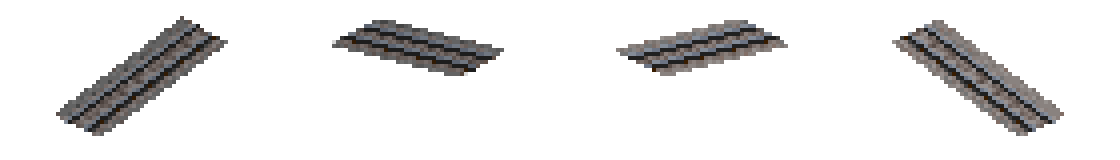
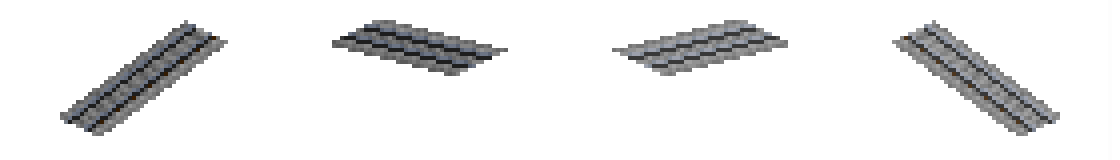
Comparing the layer stacks of the two 1120px x 160px images. Changes:
removed layer "Layer 5" over [56, 16, 1064, 136]
added layer "Layer 9" above "Layer 8" over [68, 24, 1052, 128]
added layer "Layer 8" (12%) above "Layer 7" over [612, 20, 1064, 136]
added layer "Layer 7" (12%) above "Layer 6" over [56, 20, 480, 136]
added layer "Layer 6" over [56, 16, 1064, 136]
